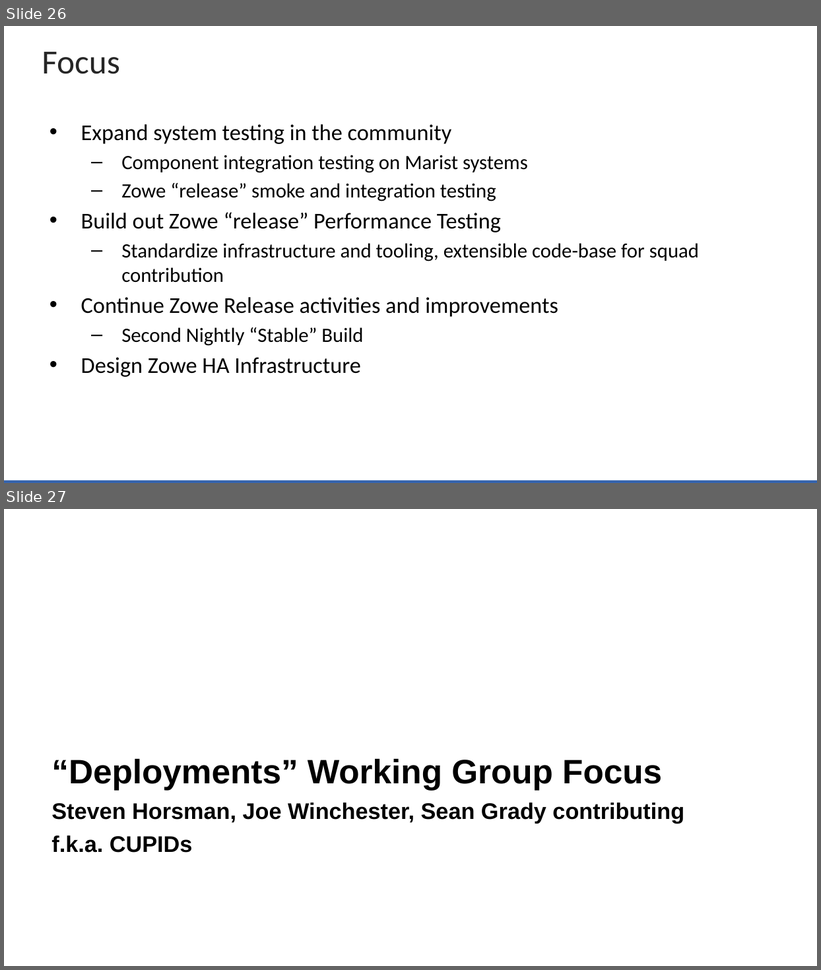
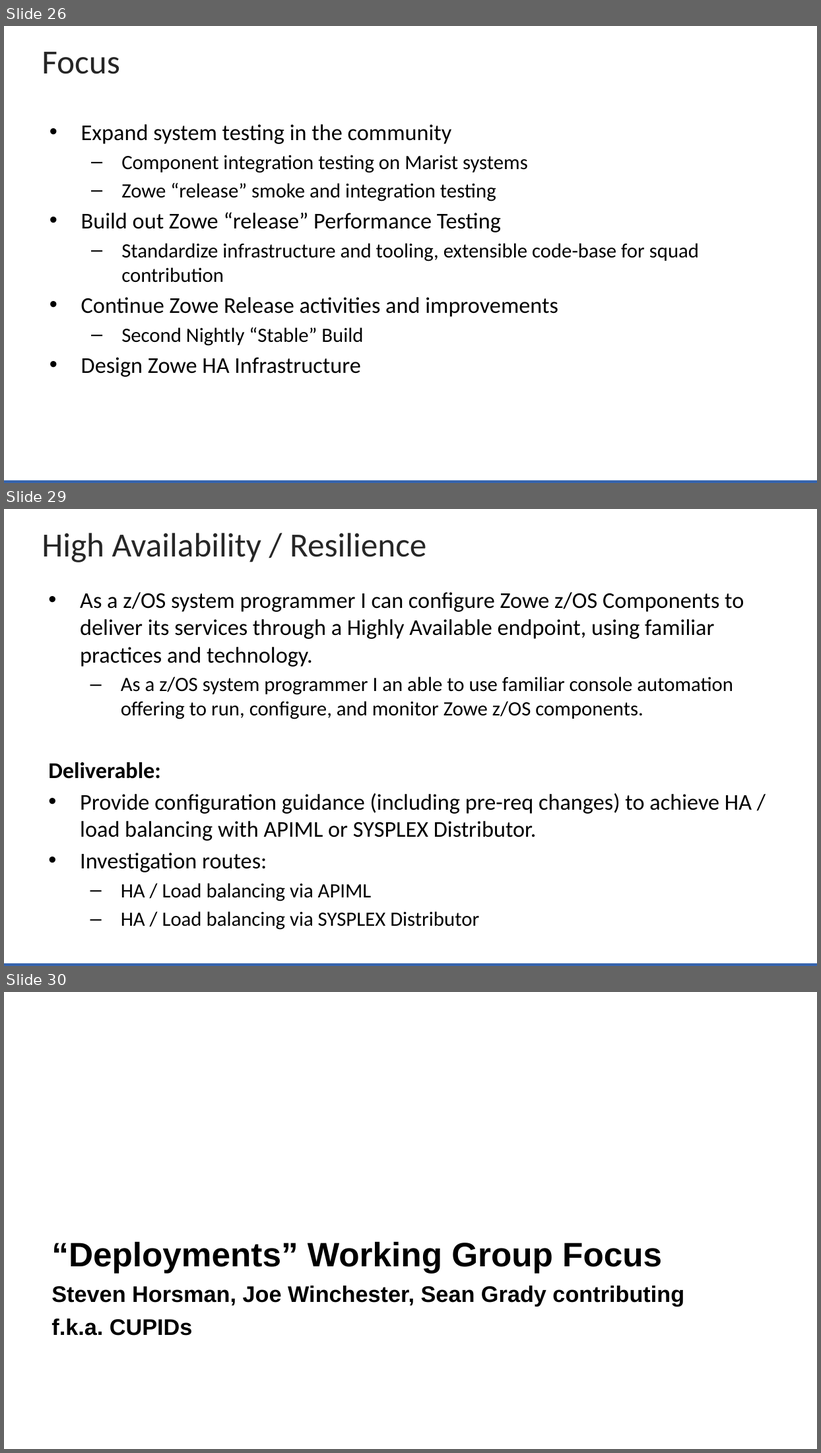
Before and after one commit to zowe/community, a slide deck: Project Management/20PI3 Planning/Zowe Community Squad Focus for 20PI3.pptx. Shown one above the other, each under a label of ours: slides 26 and 27 before the commit, slides 26, 29 and 30 after it; the slides between them are not shown. The pictures are 821x970 and 821x1453 pixels, drawn with LibreOffice and Linux fonts; fonts in the diff are those of the drawing; background and template pictures are left out. Boxes give left, top, right and bottom in pixels: in the first picture for what was removed or moved away, otherwise in the second. Text is boxed around its words. In the diff, an @@ line names an element or a change of style, - is before the commit and + after.

```diff
--- a/Project Management/20PI3 Planning/Zowe Community Squad Focus for 20PI3.pptx
+++ b/Project Management/20PI3 Planning/Zowe Community Squad Focus for 20PI3.pptx
@@ slide 29 added at (4,509,817,966), background #FFFFFF; not listed: 1 template element that a slide beside it also shows @@
@@ title added at (42,533,426,562), 30 pt, text #262626 @@
+High Availability / Resilience
@@ text added at (48,592,752,930), 20 pt, text #000000 @@
+• As a z/OS system programmer I can configure Zowe z/OS Components to deliver its services through a Highly Available endpoint, using familiar practices and technology.
+  – As a z/OS system programmer I an able to use familiar console automation offering to run, configure, and monitor Zowe z/OS components.
+Deliverable:
+• Provide configuration guidance (including pre-req changes) to achieve HA / load balancing with APIML or SYSPLEX Distributor.
+• Investigation routes:
+  – HA / Load balancing via APIML
+  – HA / Load balancing via SYSPLEX Distributor
@@ what was slide 27 is now slide 30 @@
```
Also in this commit, not shown: 1 slide changed, 2 other slides added, 1 other file.
